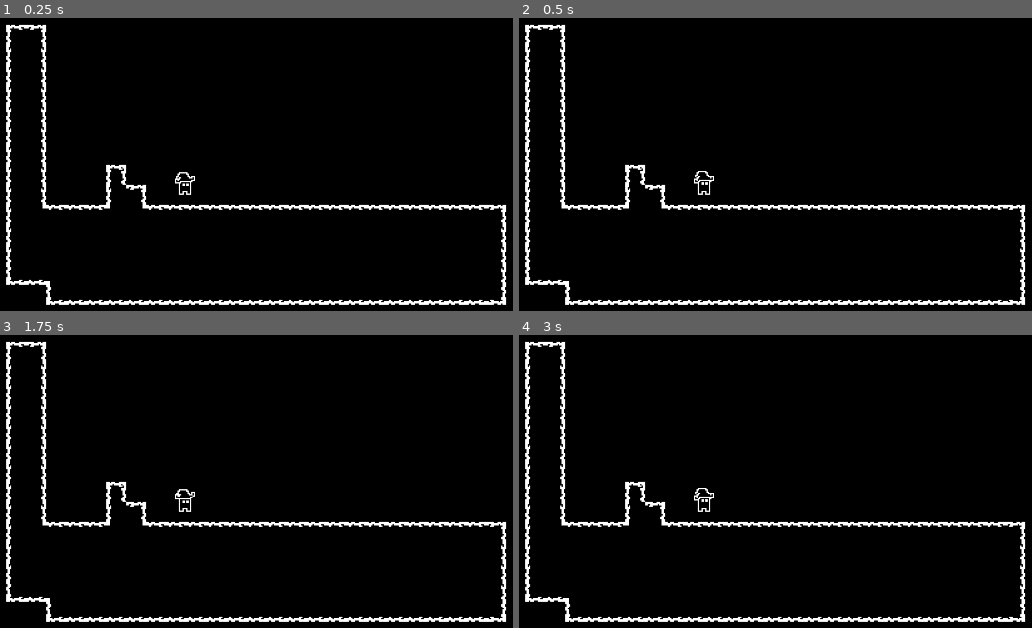
Above: before the commit, frames 1-4 (two rows, left to right).
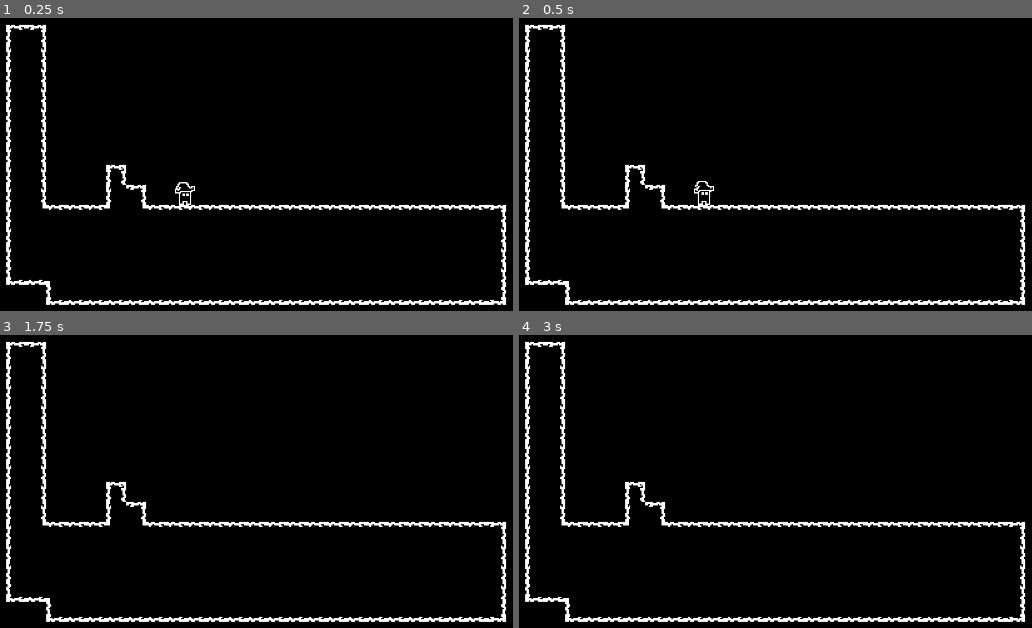
Above: after the commit, the same moments.

Repository: manakusiar/Rise-of-Deception
Game: Godot game, scene res://components/maps/main/main.tscn
Same seed, same stepped clock (60 frames per second), same inputs: the game is played once before the commit and once after it.
Inputs (mouse positions are in pixels of both pictures, inside the frame that each line leads up to):
- Up to frame 1 (0.25 s): no input
- Up to frame 2 (0.5 s): no input
- Up to frame 3 (1.75 s): move the mouse to (302, 469) at 0.52 s; hold D (move_right) from 0.53 s (still down); click (302, 469) at 0.6 s; tap Space (jump) at 0.77, 1.52 s; move the mouse to (outside the picture) at 1.27 s; click (outside the picture) at 1.35 s
- Up to frame 4 (3 s): tap Enter at 2 s; move the mouse to (724, 393) at 2.02 s; release D (move_right) at 2.03 s; hold A (move_left) 2.03-2.78 s; tap W (look_up) at 2.1 s; click (724, 393) at 2.3 s; tap Space (jump) at 2.75 s; move the mouse to (606, 584) at 2.77 s; hold D (move_right) from 2.78 s (still down); tap E (primary_ability) at 2.85 s

The runs differ from the first frame. In frame 1, 0.2% of the frame differs, in the area x 34-39%, y 52-64%; in frame 2, 0.2%; in frame 3, 0.1%; in frame 4, 0.1%.
Error before the commit: Parse Error: Expected identifier after "." for attribute access. (res://components/entities/player/player.gd:23)

Commit message:
Added GIT and basic STATS resource

Diff:
--- a/components/entities/components/ability_component/ability_component.gd
+++ b/components/entities/components/ability_component/ability_component.gd
@@ -12,33 +12,13 @@
 
 var _cooldowns: Dictionary[StringName, float] = {} # Spell &id and cooldown in sec
 
-func _init() -> void:
+# ===============
+# ENGINE CALLBACK
+# ===============
+
+func _ready() -> void:
 	for _key: String in Utils.ability_slots.keys():
-		slots[StringName(_key.to_lower())] = null
-
-func _unhandled_input(event: InputEvent) -> void:
-	if event.is_action_type():
-		for slot in slots:
-			if event.is_action_pressed(slot):
-				try_cast(slot, slots[slot])
-
-func try_cast(slot: StringName, data: AbilityData) -> void:
-	if data == null:
-		return
-	if data.effect_scene == null:
-		push_warning("Ability '%s' has no effect_scene" % data.display_name)
-		return
-	if is_on_cooldown(slot):
-		return
-	_cast(slot, data)
-
-func _cast(slot: StringName, data: AbilityData) -> void:
-	var effect := data.effect_scene.instantiate() as AbilityEffect
-	get_parent().add_child(effect)
-	effect.activate(get_parent(), _aim_direction(), data)
-
-	_cooldowns[slot] = data.cooldown
-	ability_cast.emit(slot, data)
+		slots[StringName(_key.to_lower()) + "_ability"] = null
 
 func _process(delta: float) -> void:
 	if _cooldowns.is_empty():
@@ -48,6 +28,35 @@
 		if _cooldowns[key] <= 0.0:
 			_cooldowns.erase(key)
 			cooldown_finished.emit(key)
+
+# =======
+# CASTING
+# =======
+
+func try_cast(slot: StringName) -> void:
+	var _data = slots[slot]
+
+
+	if _data == null:
+		return
+	if _data.effect_scene == null:
+		push_warning("Ability '%s' has no effect_scene" % _data.display_name)
+		return
+	if is_on_cooldown(slot):
+		return
+
+	_cast(slot)
+
+func _cast(slot: StringName) -> void:
+	print("Casting ", slot)
+	var _data = slots[slot]
+	var effect := _data.effect_scene.instantiate() as AbilityEffect
+
+	get_parent().add_child(effect)
+	effect.activate(get_parent(), _aim_direction(), _data)
+
+	_cooldowns[slot] = _data.cooldown
+	ability_cast.emit(slot, _data)
 
 # ================
 # GETTER FUNCTIONS
@@ -61,6 +70,10 @@
 
 func find_slot(slot_name: StringName) -> AbilityData:
 	return slots[slot_name]
+
+func _aim_direction() -> Vector2:
+	var caster := get_parent()
+	return caster.transform.x if caster is Node2D else Vector2.RIGHT
 
 # ===================
 # EQUIPMENT FUNCTIONS
@@ -79,9 +92,3 @@
 
 func unequip(slot: StringName) -> AbilityData:
 	return equip(slot, null)
-
-#
-
-func _aim_direction() -> Vector2:
-	var caster := get_parent()
-	return caster.transform.x if caster is Node2D else Vector2.RIGHT
--- /dev/null
+++ b/components/entities/components/stat_component/buff.gd
@@ -0,0 +1,20 @@
+class_name StatBuff
+extends Resource
+
+enum BuffType {
+	MULTIPLY,
+	ADD
+}
+
+@export var stat: Stats.BuffableStats
+@export var buff_amount: float
+@export var buff_type: BuffType
+
+func _init(
+		_stat: Stats.BuffableStats = Stats.BuffableStats.MAX_HEALTH,
+		_buff_amount: float = 1.0,
+		_buff_type: StatBuff.BuffType = BuffType.MULTIPLY):
+
+	stat = _stat
+	buff_amount = _buff_amount
+	buff_type = _buff_type
--- /dev/null
+++ b/components/entities/components/stat_component/stat_curves/max_hp_curve.tres
@@ -0,0 +1,6 @@
+[gd_resource type="Curve" format=3 uid="uid://brqhenrycwvri"]
+
+[resource]
+_limits = [0.0, 100.0, 0.0, 1.0]
+_data = [Vector2(0, 0), 0.0, 132.05557, 0, 0, Vector2(1, 100), 0.0, 0.0, 0, 0]
+point_count = 2
--- /dev/null
+++ b/components/entities/components/stat_component/stats.gd
@@ -0,0 +1,110 @@
+class_name Stats
+extends Resource
+
+enum BuffableStats {
+	MAX_HEALTH,
+	MAX_MANA,
+	ATTACK
+}
+
+const STAT_CURVES: Dictionary[BuffableStats, Curve] = {
+	BuffableStats.MAX_HEALTH: preload("uid://brqhenrycwvri"),
+	BuffableStats.MAX_MANA: preload("uid://brqhenrycwvri"),
+	BuffableStats.ATTACK: preload("uid://brqhenrycwvri")
+}
+
+const BASE_LEVEL_XP = 100.0
+
+# =======
+# SIGNALS
+# =======
+
+signal health_depleated
+signal health_changed(cur_health: int, max_health: int)
+
+# ====================
+# ADJUSTABLE VARIABLES
+# ====================
+
+@export_subgroup("Stats")
+@export var base_max_hp: float = 1.0
+@export var base_max_mana: float = 1.0
+@export var base_attack: float = 1.0
+@export var experience: float = 0.0
+
+var current_max_hp: float = 1.0
+var current_max_mana: float = 1.0
+var current_attack: float = 1.0
+
+var stat_buffs: Array[StatBuff] = []
+
+# =================
+# DYNAMIC VARIABLES
+# =================
+
+var level: float:
+	get(): return floor(max(1.0, sqrt(experience / BASE_LEVEL_XP) + 0.5))
+
+var health: float = 0:
+	set(value):
+		health = clampf(value, 0.0, current_max_hp)
+		health_changed.emit(health, current_max_hp)
+		if health <= 0:
+			health_depleated.emit()
+
+# ===============
+# SETUP FUNCTIONS
+# ===============
+
+func _init() -> void:
+	setup_stats.call_deferred()
+
+func setup_stats() -> void:
+	recalculate_stats()
+	health = current_max_hp
+
+# ==============
+# HANDLING BUFFS
+# ==============
+
+func add_buff(buff: StatBuff) -> void:
+	stat_buffs.append(buff)
+	recalculate_stats.call_deferred()
+
+func remove_buff(buff: StatBuff) -> void:
+	stat_buffs.erase(buff)
+	recalculate_stats.call_deferred()
+
+# =======================
+# HADNDLING DYNAMIC STATS
+# =======================
+
+func recalculate_stats() -> void:
+	# Sum up all buffs
+	var stat_multiplier: Dictionary = {}
+	var stat_addends: Dictionary = {}
+	for buff in stat_buffs:
+		var stat_name: String = BuffableStats.keys()[buff.stat].to_lower()
+		match buff.buff_type:
+			StatBuff.BuffType.ADD:
+				if not stat_addends.has(stat_name):
+					stat_addends[stat_name] = 0.0
+				stat_addends[stat_name] += buff.buff_amount
+			StatBuff.BuffType.MULTIPLY:
+				if not stat_addends.has(stat_name):
+					stat_addends[stat_name] = 1.0
+				stat_addends[stat_name] += buff.buff_amount
+
+	# Calculate stats based on level
+	var stat_sample_pos: float = float(level) / 100.0 - 0.01
+	current_max_hp = base_max_hp * STAT_CURVES[BuffableStats.MAX_HEALTH].sample(stat_sample_pos)
+	current_max_mana = base_max_mana * STAT_CURVES[BuffableStats.MAX_MANA].sample(stat_sample_pos)
+	current_attack = base_attack * STAT_CURVES[BuffableStats.ATTACK].sample(stat_sample_pos)
+
+	# Apply buffs
+	for stat_name in stat_multiplier:
+		var cur_property_name: String = str("current_" + stat_name)
+		set(cur_property_name, get(cur_property_name) * stat_multiplier[stat_name])
+	for stat_name in stat_addends:
+		var cur_property_name: String = str("current_" + stat_name)
+		set(cur_property_name, get(cur_property_name) + stat_addends[stat_name])
--- a/components/entities/player/player.gd
+++ b/components/entities/player/player.gd
@@ -3,13 +3,15 @@
 @export_subgroup("Nodes/Components")
 @export var physics_component: PhysicsComponent
 @export var input_component: InputComponent
-@export var ability_component: AbiltiyCom
+@export var ability_component: AbilityComponent
 
 const SPEED := 400.0
 const JUMP_VELOCITY := -400.0
 
 func _ready() -> void:
 	input_component.Jump.connect(_input_jump)
+	input_component.Attack.connect(_input_attack)
+	input_component.Ability.connect(_input_ability)
 
 func _physics_process(delta: float) -> void:
 	physics_component.Handle_Physics(delta, input_component.Get_Movement_Direction())
@@ -20,4 +22,5 @@
 	physics_component.Attack(is_pressed)
 
 func _input_ability(is_pressed: bool, ability_name: StringName) -> void:
-	ability_component.
+	if is_pressed:
+		ability_component.try_cast(ability_name)
--- a/components/entities/player/player.tscn
+++ b/components/entities/player/player.tscn
@@ -5,6 +5,7 @@
 [ext_resource type="Script" uid="uid://dyvgnrsv0rgiw" path="res://components/entities/components/physics_component/physics_component.gd" id="3_omgnn"]
 [ext_resource type="Texture2D" uid="uid://qch2w5lih5sd" path="res://components/entities/player/sprites/player_run-Sheet.png" id="3_wdtix"]
 [ext_resource type="Script" uid="uid://s4kpitl1pnpm" path="res://components/entities/components/input_component/player_input_component/player_input_component.gd" id="4_k87f5"]
+[ext_resource type="Script" uid="uid://sdxn04232pti" path="res://components/entities/components/ability_component/ability_component.gd" id="6_2573b"]
 
 [sub_resource type="RectangleShape2D" id="RectangleShape2D_wdtix"]
 size = Vector2(16, 19)
@@ -175,10 +176,11 @@
 &"run": SubResource("Animation_k87f5")
 }
 
-[node name="Player" type="CharacterBody2D" unique_id=1538659535 node_paths=PackedStringArray("physics_component", "input_component")]
+[node name="Player" type="CharacterBody2D" unique_id=1538659535 node_paths=PackedStringArray("physics_component", "input_component", "ability_component")]
 script = ExtResource("1_4w2h4")
 physics_component = NodePath("Components/PhysicsComponent")
 input_component = NodePath("Components/PlayerInputComponent")
+ability_component = NodePath("Components/AbilityComponent")
 
 [node name="CollisionShape2D" type="CollisionShape2D" parent="." unique_id=596279790]
 position = Vector2(0, 6.5)
@@ -195,10 +197,17 @@
 [node name="Components" type="Node" parent="." unique_id=917482435]
 
 [node name="PhysicsComponent" type="Node" parent="Components" unique_id=2139792021 node_paths=PackedStringArray("entity")]
+unique_name_in_owner = true
 script = ExtResource("3_omgnn")
 entity = NodePath("../..")
 metadata/_custom_type_script = "uid://dyvgnrsv0rgiw"
 
 [node name="PlayerInputComponent" type="Node" parent="Components" unique_id=1186757926]
+unique_name_in_owner = true
 script = ExtResource("4_k87f5")
 metadata/_custom_type_script = "uid://s4kpitl1pnpm"
+
+[node name="AbilityComponent" type="Node" parent="Components" unique_id=1350653665]
+unique_name_in_owner = true
+script = ExtResource("6_2573b")
+metadata/_custom_type_script = "uid://sdxn04232pti"
--- a/project.godot
+++ b/project.godot
@@ -26,6 +26,11 @@
 window/size/viewport_height=360
 window/size/window_width_override=1280
 window/size/window_height_override=720
+
+[editor]
+
+version_control/plugin_name="GitPlugin"
+version_control/autoload_on_startup=true
 
 [input]
 
Not shown, added: addons/godot-git-plugin/git_plugin.gdextension.uid
Not shown, added: components/entities/components/stat_component/buff.gd.uid
Not shown, added: components/entities/components/stat_component/stats.gd.uid
Not shown, added: addons/godot-git-plugin/LICENSE
Not shown, added: addons/godot-git-plugin/THIRDPARTY.md
Not shown, added: addons/godot-git-plugin/git_plugin.gdextension
Not shown, added: addons/godot-git-plugin/linux/libgit_plugin.linux.editor.x86_64.so
Not shown, added: addons/godot-git-plugin/macos/libgit_plugin.macos.editor.universal.dylib
Not shown, added: addons/godot-git-plugin/windows/libgit_plugin.windows.editor.x86_64.dll
Not shown, added: addons/godot-git-plugin/windows/~libgit_plugin.windows.editor.x86_64.dll
